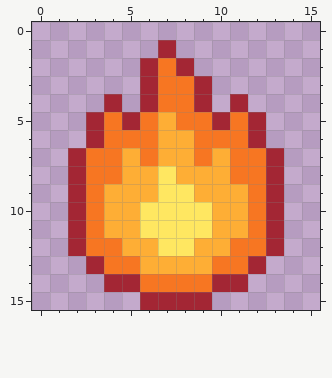
Pixel-art sprite: assets/image/items/fireball.png. That is the earlier state.
The file is 16x16 pixels.
The result:
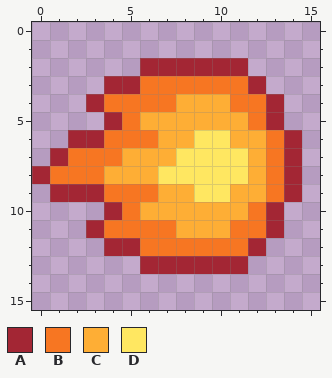
Palette (. is transparent): A #a32634  B #f77622  C #feae35  D #ffe761
Changes in this commit:
@@ x 0..15 @@
  0 ................
- 1 .......A........
- 2 ......ABA.......
- 3 ......ABBA......
- 4 ....A.ABBA.A....
- 5 ...ABABCBBABA...
- 6 ...ABBBCCBBBA...
- 7 ..ABBCBCCBCBBA..
- 8 ..ABBCCDCCCBBA..
- 9 ..ABCCCDDCCCBA..
-10 ..ABCCDDDDCCBA..
-11 ..ABCCDDDDCCBA..
-12 ..ABBCCDDCCBBA..
-13 ...ABBCCCCBBA...
-14 ....AABBBBAA....
-15 ......AAAA......
+ 1 ................
+ 2 ......AAAAAA....
+ 3 ....AABBBBBBA...
+ 4 ...ABBBBCCCBBA..
+ 5 ....ABCCCCCCBA..
+ 6 ..AABBBCCDDCCBA.
+ 7 .ABBBCCCDDDDCBA.
+ 8 ABBBCCCDDDDDCBA.
+ 9 .AAABBBCCDDCCBA.
+10 ....ABCCCCCCBA..
+11 ...ABBBBCCCBBA..
+12 ....AABBBBBBA...
+13 ......AAAAAA....
+14 ................
+15 ................
Changed places in both pictures, as pixel boxes (x1, y1, x2, y2):
changed: (32, 40, 302, 310)
